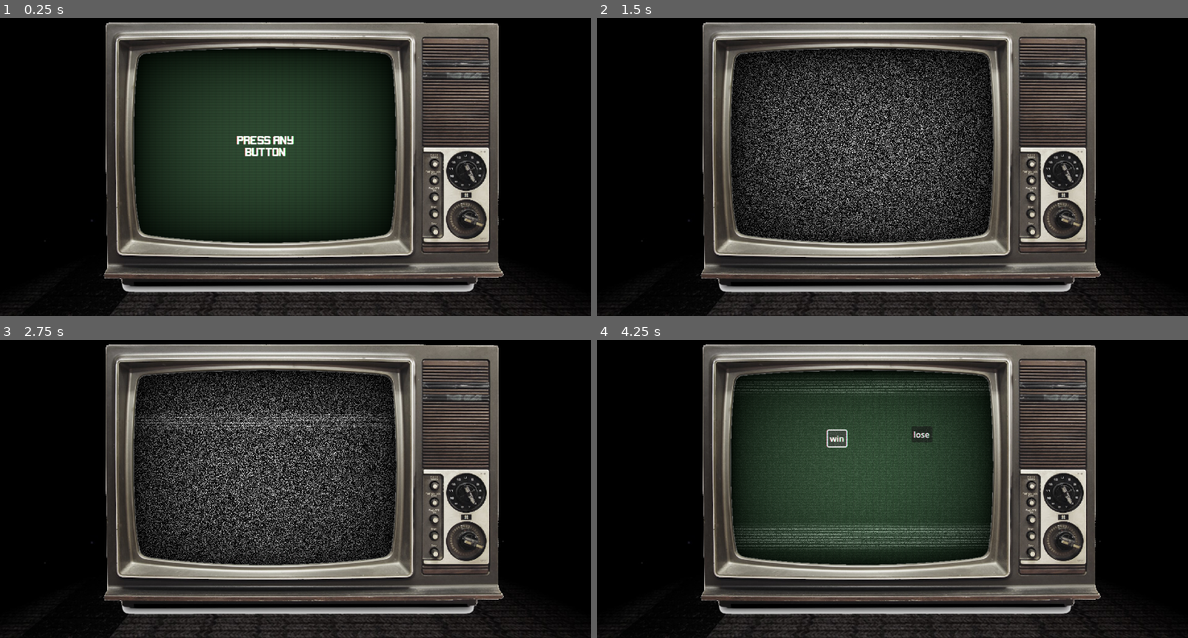
Above: before the commit, frames 1-4 (two rows, left to right).
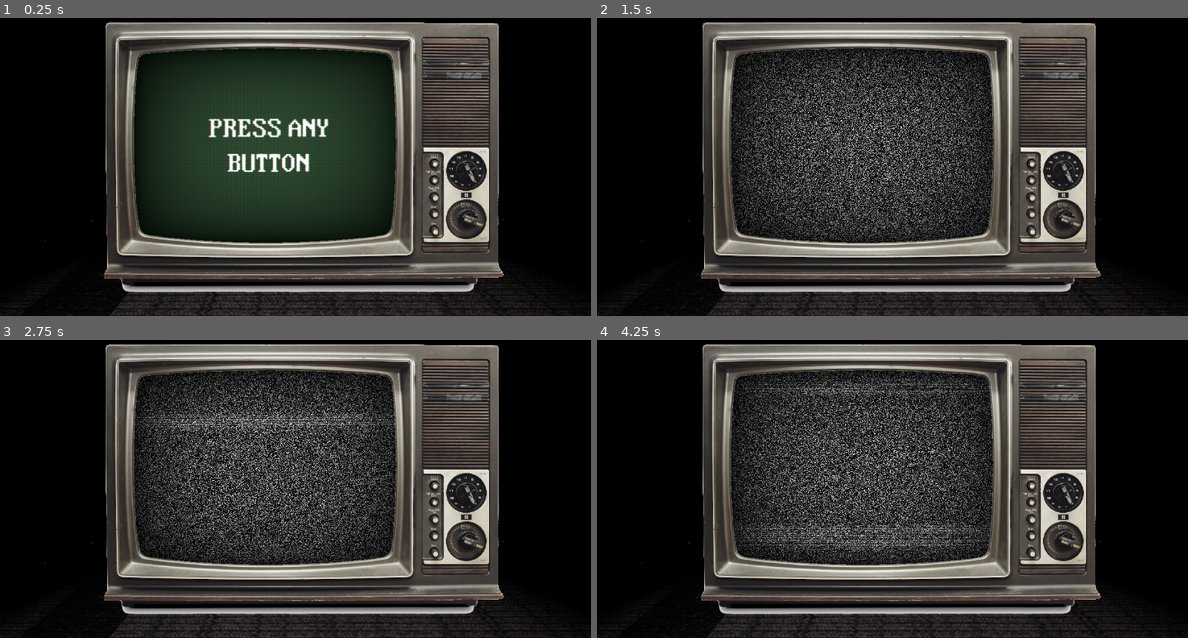
Above: after the commit, the same moments.

Repository: Dynamic-Weather-Systems/MoonWare
Game: Godot game, scene res://scenes/main_scene.tscn
Same seed, same stepped clock (60 frames per second), same inputs: the game is played once before the commit and once after it.
Inputs (mouse positions are in pixels of both pictures, inside the frame that each line leads up to):
- Up to frame 1 (0.25 s): no input
- Up to frame 2 (1.5 s): tap Enter at 0.5 s; move the mouse to (1022, 134) at 0.52 s; press the mouse at (1022, 134) at 0.53 s; move the mouse to (774, 167) at 1.27 s; release the mouse at (774, 167) at 1.28 s; click (774, 167) at 1.35 s
- Up to frame 3 (2.75 s): click "> PLAY" at 2 s
- Up to frame 4 (4.25 s): move the mouse to (951, 399) at 2.77 s; press the mouse at (951, 399) at 2.78 s; release the mouse at (951, 399) at 3.5 s; click "win" at 3.5 s

The runs differ from the first frame. In frame 1, 1.7% of the frame differs, in the area x 35-56%, y 33-52%; in frame 2, 17%; in frame 3, 17%; in frame 4, 20%, in the area x 22-68%, y 10-76%.

Commit message:
Main menu update
- scaling updated
- fonts imported

Diff:
--- a/moonware/scenes/main_menu_ui.tscn
+++ b/moonware/scenes/main_menu_ui.tscn
@@ -41,36 +41,36 @@
 [node name="TitleMargin" type="MarginContainer" parent="MainVBoxContainer"]
 layout_mode = 2
 mouse_filter = 2
-theme_override_constants/margin_top = 75
-theme_override_constants/margin_bottom = 75
+theme_override_constants/margin_top = 38
+theme_override_constants/margin_bottom = 38
 
 [node name="TheIdiotBox" type="Label" parent="MainVBoxContainer/TitleMargin"]
 layout_mode = 2
 size_flags_vertical = 1
 theme = SubResource("Theme_ujtui")
 theme_override_constants/outline_size = 20
-theme_override_font_sizes/font_size = 200
+theme_override_font_sizes/font_size = 100
 text = "The IDIOT Box"
 horizontal_alignment = 1
 
 [node name="MainButtonVBoxContainer" type="VBoxContainer" parent="MainVBoxContainer"]
 layout_mode = 2
 mouse_filter = 2
-theme_override_constants/separation = 40
+theme_override_constants/separation = 20
 
 [node name="PlayButton" type="Button" parent="MainVBoxContainer/MainButtonVBoxContainer"]
 layout_mode = 2
 size_flags_horizontal = 4
 size_flags_vertical = 4
 focus_mode = 0
-theme_override_font_sizes/font_size = 30
+theme_override_font_sizes/font_size = 15
 text = "> PLAY"
 
 [node name="OptionsButton" type="Button" parent="MainVBoxContainer/MainButtonVBoxContainer"]
 layout_mode = 2
 size_flags_horizontal = 4
 focus_mode = 0
-theme_override_font_sizes/font_size = 30
+theme_override_font_sizes/font_size = 15
 text = "> OPTIONS"
 
 [node name="QuitButton" type="Button" parent="MainVBoxContainer/MainButtonVBoxContainer"]
@@ -78,7 +78,7 @@
 size_flags_horizontal = 4
 size_flags_vertical = 4
 focus_mode = 0
-theme_override_font_sizes/font_size = 30
+theme_override_font_sizes/font_size = 15
 text = "> QUIT"
 
 [node name="OptionsVBoxContainer" type="VBoxContainer" parent="."]
@@ -93,28 +93,28 @@
 [node name="OptionsMargin" type="MarginContainer" parent="OptionsVBoxContainer"]
 layout_mode = 2
 mouse_filter = 2
-theme_override_constants/margin_top = 75
-theme_override_constants/margin_bottom = 75
+theme_override_constants/margin_top = 38
+theme_override_constants/margin_bottom = 38
 
 [node name="Options" type="Label" parent="OptionsVBoxContainer/OptionsMargin"]
 layout_mode = 2
 size_flags_vertical = 1
 theme_override_constants/outline_size = 20
-theme_override_font_sizes/font_size = 100
+theme_override_font_sizes/font_size = 50
 text = "Options"
 horizontal_alignment = 1
 
 [node name="OptionsVBoxContainer" type="VBoxContainer" parent="OptionsVBoxContainer"]
 layout_mode = 2
 mouse_filter = 2
-theme_override_constants/separation = 40
+theme_override_constants/separation = 20
 
 [node name="BackButton" type="Button" parent="OptionsVBoxContainer/OptionsVBoxContainer"]
 layout_mode = 2
 size_flags_horizontal = 4
 size_flags_vertical = 4
 focus_mode = 0
-theme_override_font_sizes/font_size = 30
+theme_override_font_sizes/font_size = 15
 text = "> BACK"
 
 [connection signal="pressed" from="MainVBoxContainer/MainButtonVBoxContainer/PlayButton" to="." method="_on_play_button_pressed"]
--- a/moonware/scenes/main_scene.gd
+++ b/moonware/scenes/main_scene.gd
@@ -23,6 +23,10 @@
 
 # Check if game has started, used to start Title Sequence
 var gameStarted = false
+# instance of the currently loaded minigame
+var currentMinigame: Microgame = null
+# Boolean player minigame status
+var isPlaying: bool = false
 
 ## How long to play static (seconds)
 @export var static_timer: float = 1.0
@@ -105,9 +109,40 @@
 	MainMenuTheme.queue_free()
 	await set_power_mode('static')
 	set_power_mode('on')
+	currentMinigame = start_new_minigame()
+
+
+func start_new_minigame():
+	assert(isPlaying==false)
+
+	if currentMinigame:
+		currentMinigame.queue_free()
+		currentMinigame = null
+
+	isPlaying = true
 
 	var minigameIdx = randi() % len(microgames.minigamePackedScenes)
-	print(minigameIdx)
 	var minigameInstance = microgames.minigamePackedScenes[minigameIdx].instantiate()
-	minigameInstance.scale = Vector2(2,2)
+	minigameInstance.win_game.connect(minigame_won)
+	minigameInstance.lose_game.connect(minigame_lost)
 	Screen.add_child(minigameInstance)
+	return minigameInstance
+
+
+func minigame_won():
+	if not isPlaying:
+		return
+
+	isPlaying = false
+	await set_power_mode('static')
+	set_power_mode('on')
+	currentMinigame = start_new_minigame()
+
+func minigame_lost():
+	if not isPlaying:
+		return
+
+	isPlaying = false
+	await set_power_mode('static')
+	set_power_mode('on')
+	currentMinigame = start_new_minigame()
--- a/moonware/scenes/main_scene.tscn
+++ b/moonware/scenes/main_scene.tscn
@@ -5,8 +5,8 @@
 [ext_resource type="Resource" uid="uid://dtaitvocgkqff" path="res://Resources/TestLevel1.tres" id="2_a7ua1"]
 [ext_resource type="Texture2D" uid="uid://b8h1go2aktdv8" path="res://Assets/Art/television.png" id="2_glg3e"]
 [ext_resource type="Shader" path="res://Assets/Shaders/vhs_shader.gdshader" id="3_a3ver"]
+[ext_resource type="FontFile" uid="uid://0q6xrqv3t4l8" path="res://Assets/Fonts/blue_screen/Blue Screen Personal Use.ttf" id="6_53b12"]
 [ext_resource type="PackedScene" uid="uid://dlt5rg7vye25q" path="res://scenes/main_menu_ui.tscn" id="7_xctaq"]
-[ext_resource type="FontFile" uid="uid://cbqqt0826iv0r" path="res://Assets/Fonts/Gameplay.ttf" id="8_a3d1u"]
 [ext_resource type="Script" path="res://scenes/Default_scripts/animation_player.gd" id="9_fjfyb"]
 [ext_resource type="AudioStream" uid="uid://bvj05oxdwgkjy" path="res://Assets/SFX/tv-static-noise-291374.mp3" id="11_orsa2"]
 [ext_resource type="AudioStream" uid="uid://dxwmy3meiev8q" path="res://Assets/SFX/arcade-ride-vens-adams-main-version-27955-01-45.mp3" id="12_lgb03"]
@@ -75,8 +75,8 @@
 [node name="MainScene" type="Node" node_paths=PackedStringArray("VHSShaderRect", "Screen", "StaticNoiseFX", "MainMenuTheme")]
 script = ExtResource("1_p1kej")
 microgames = ExtResource("2_a7ua1")
-VHSShaderRect = NodePath("TVTextureRect/MarginContainer/AllScreen/VHSShaderRect")
-Screen = NodePath("TVTextureRect/MarginContainer/AllScreen/Screen")
+VHSShaderRect = NodePath("TVControl/MarginContainer/AllScreen/VHSShaderRect")
+Screen = NodePath("TVControl/MarginContainer/AllScreen/Screen")
 StaticNoiseFX = NodePath("AudioPlayers/StaticNoise")
 MainMenuTheme = NodePath("AudioPlayers/MainMenuTheme")
 
@@ -85,16 +85,17 @@
 centered = false
 metadata/_edit_lock_ = true
 
-[node name="TVTextureRect" type="TextureRect" parent="."]
+[node name="TVControl" type="Control" parent="."]
 z_index = 2
-offset_left = 108.0
-offset_right = 2028.0
-offset_bottom = 1292.0
-scale = Vector2(0.5, 0.5)
+layout_mode = 3
+anchors_preset = 15
+anchor_right = 1.0
+anchor_bottom = 1.0
+grow_horizontal = 2
+grow_vertical = 2
 mouse_filter = 2
-texture = ExtResource("2_glg3e")
 
-[node name="MarginContainer" type="MarginContainer" parent="TVTextureRect"]
+[node name="MarginContainer" type="MarginContainer" parent="TVControl"]
 z_index = -1
 layout_mode = 1
 anchors_preset = 15
@@ -103,16 +104,16 @@
 grow_horizontal = 2
 grow_vertical = 2
 mouse_filter = 2
-theme_override_constants/margin_left = 300
-theme_override_constants/margin_top = 250
-theme_override_constants/margin_right = 580
-theme_override_constants/margin_bottom = 275
+theme_override_constants/margin_left = 255
+theme_override_constants/margin_top = 120
+theme_override_constants/margin_right = 360
+theme_override_constants/margin_bottom = 140
 
-[node name="AllScreen" type="Control" parent="TVTextureRect/MarginContainer"]
+[node name="AllScreen" type="Control" parent="TVControl/MarginContainer"]
 layout_mode = 2
 mouse_filter = 2
 
-[node name="VHSShaderRect" type="ColorRect" parent="TVTextureRect/MarginContainer/AllScreen"]
+[node name="VHSShaderRect" type="ColorRect" parent="TVControl/MarginContainer/AllScreen"]
 material = SubResource("ShaderMaterial_os521")
 layout_mode = 1
 anchors_preset = 15
@@ -122,7 +123,7 @@
 grow_vertical = 2
 mouse_filter = 2
 
-[node name="BlankScreenRect" type="ColorRect" parent="TVTextureRect/MarginContainer/AllScreen"]
+[node name="BlankScreenRect" type="ColorRect" parent="TVControl/MarginContainer/AllScreen"]
 unique_name_in_owner = true
 z_index = -1
 layout_mode = 1
@@ -134,40 +135,51 @@
 mouse_filter = 2
 color = Color(0.129412, 0.27451, 0.14902, 1)
 
-[node name="Screen" type="Control" parent="TVTextureRect/MarginContainer/AllScreen"]
+[node name="Screen" type="Control" parent="TVControl/MarginContainer/AllScreen"]
 z_index = -1
-layout_mode = 2
-anchors_preset = 0
-offset_right = 1040.0
-offset_bottom = 767.0
-grow_horizontal = 2
-grow_vertical = 2
-mouse_filter = 2
-
-[node name="MainMenuUI" parent="TVTextureRect/MarginContainer/AllScreen/Screen" instance=ExtResource("7_xctaq")]
-unique_name_in_owner = true
-layout_mode = 1
-
-[node name="PressAnyButtonLabel" type="Label" parent="TVTextureRect/MarginContainer/AllScreen/Screen"]
-unique_name_in_owner = true
 layout_mode = 1
 anchors_preset = 15
 anchor_right = 1.0
 anchor_bottom = 1.0
 grow_horizontal = 2
 grow_vertical = 2
-theme_override_fonts/font = ExtResource("8_a3d1u")
-theme_override_font_sizes/font_size = 35
-text = "Press Any
-Button"
+mouse_filter = 2
+
+[node name="MainMenuUI" parent="TVControl/MarginContainer/AllScreen/Screen" instance=ExtResource("7_xctaq")]
+unique_name_in_owner = true
+visible = false
+layout_mode = 1
+
+[node name="PressAnyButtonLabel" type="Label" parent="TVControl/MarginContainer/AllScreen/Screen"]
+unique_name_in_owner = true
+visible = false
+layout_mode = 1
+anchors_preset = 15
+anchor_right = 1.0
+anchor_bottom = 1.0
+grow_horizontal = 2
+grow_vertical = 2
+theme_override_fonts/font = ExtResource("6_53b12")
+theme_override_font_sizes/font_size = 50
+text = "PRESS ANY
+BUTTON"
 horizontal_alignment = 1
 vertical_alignment = 1
 
-[node name="AnimationPlayer" type="AnimationPlayer" parent="TVTextureRect/MarginContainer/AllScreen/Screen/PressAnyButtonLabel"]
+[node name="AnimationPlayer" type="AnimationPlayer" parent="TVControl/MarginContainer/AllScreen/Screen/PressAnyButtonLabel"]
 libraries = {
 "": SubResource("AnimationLibrary_lvxdg")
 }
 script = ExtResource("9_fjfyb")
+
+[node name="TVTextureRect" type="TextureRect" parent="."]
+z_index = 2
+offset_left = 108.0
+offset_right = 2028.0
+offset_bottom = 1292.0
+scale = Vector2(0.5, 0.5)
+mouse_filter = 2
+texture = ExtResource("2_glg3e")
 
 [node name="AudioPlayers" type="Node" parent="."]
 
@@ -177,4 +189,4 @@
 [node name="MainMenuTheme" type="AudioStreamPlayer" parent="AudioPlayers"]
 stream = ExtResource("12_lgb03")
 
-[connection signal="start_game" from="TVTextureRect/MarginContainer/AllScreen/Screen/MainMenuUI" to="." method="_on_main_menu_ui_start_game"]
+[connection signal="start_game" from="TVControl/MarginContainer/AllScreen/Screen/MainMenuUI" to="." method="_on_main_menu_ui_start_game"]
Binary file added: moonware/Assets/Fonts/blue_screen/BILLY ARGEL.jpeg
Not shown, added: moonware/Assets/Fonts/blue_screen/BILLY ARGEL.jpeg.import
Binary file added: moonware/Assets/Fonts/blue_screen/Blue Screen Personal Use.ttf
Not shown, added: moonware/Assets/Fonts/blue_screen/Blue Screen Personal Use.ttf.import
Binary file added: moonware/Assets/Fonts/blue_screen/Blue-Screen.png
Not shown, added: moonware/Assets/Fonts/blue_screen/Blue-Screen.png.import
Not shown, added: moonware/Assets/Fonts/blue_screen/Terms of Use End User Lisence Agreement.txt
Binary file added: moonware/Assets/Fonts/monofonto/monofonto rg.otf
Not shown, added: moonware/Assets/Fonts/monofonto/monofonto rg.otf.import
Not shown: 1 places in moonware/microgame/dr_jones_running/running_main.tscn that only renumber resources
Not shown, added: moonware/Assets/Fonts/monofonto/Typodermic Desktop EULA 2023.pdf
Not shown, added: moonware/Assets/Fonts/monofonto/read-this.html
